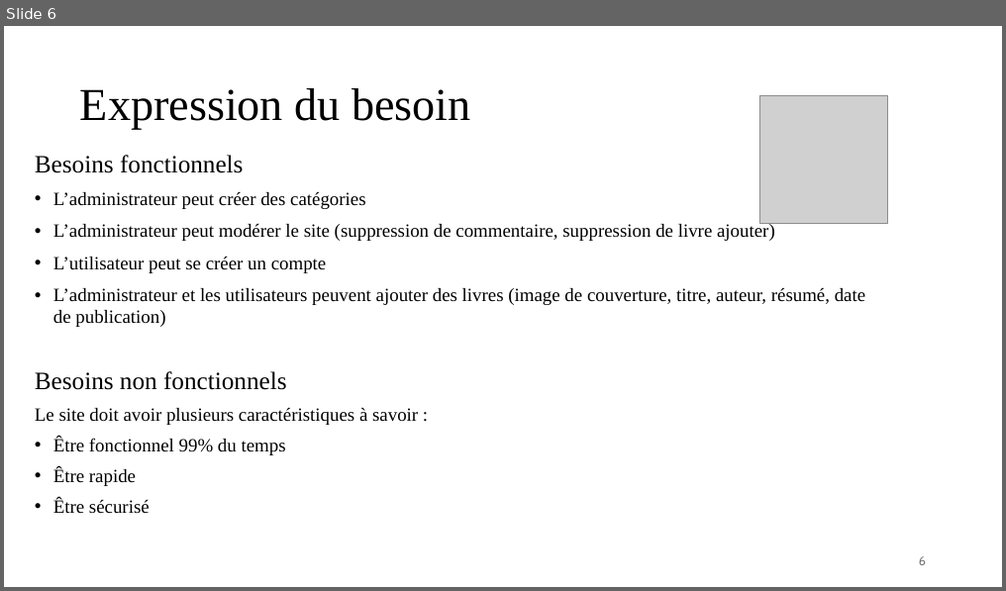
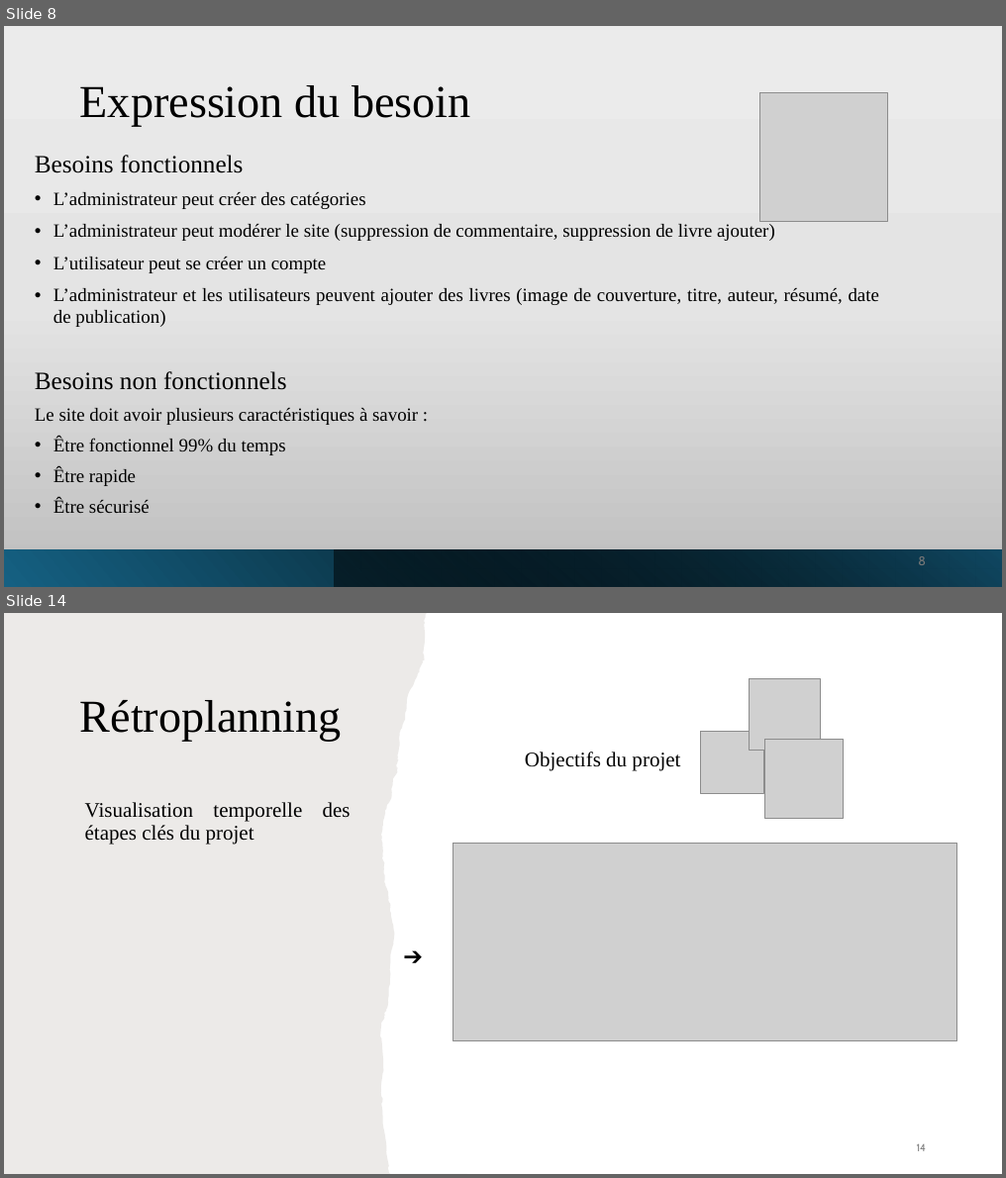
Before and after one commit to manelbenhamouda/projets-CDA, a slide deck: Diaporama_Haldan.pptx. Shown one above the other, each under a label of ours: slide 6 before the commit, slides 8 and 14 after it; the slides between them are not shown. The pictures are 1006x591 and 1006x1178 pixels, drawn with LibreOffice and Linux fonts; fonts in the diff are those of the drawing; grey boxes stand for pictures. Boxes give left, top, right and bottom in pixels: in the first picture for what was removed or moved away, otherwise in the second. Text is boxed around its words. In the diff, an @@ line names an element or a change of style, - is before the commit and + after.

```diff
--- a/Diaporama_Haldan.pptx
+++ b/Diaporama_Haldan.pptx
@@ slide 14 added at bbox=[4, 613, 1002, 1174], background #FFFFFF @@
@@ freeform shape added at bbox=[4, 613, 466, 1174], fill #82766A at 15% opacity @@
@@ title added at bbox=[80, 700, 342, 741], 44 pt, text #000000 @@
+Rétroplanning
@@ picture added at bbox=[749, 679, 821, 750] @@
@@ picture added at bbox=[701, 731, 764, 794] @@
@@ text added at bbox=[525, 752, 680, 770], 20 pt, text #000000 @@
+Objectifs du projet
@@ picture added at bbox=[764, 740, 844, 818] @@
@@ text added at bbox=[85, 802, 350, 845], 20 pt, text #000000 @@
+Visualisation temporelle des étapes clés du projet
@@ picture added at bbox=[453, 843, 957, 1041] @@
@@ text added at bbox=[396, 908, 458, 997], 20 pt, text #000000 @@
+➔
@@ page number added at bbox=[917, 1145, 927, 1152], 10 pt, text #808080 @@
+14
@@ what was slide 6 is now slide 8 @@
@@ slide 8 changed as well @@
@@ background #FFFFFF to gradient #ECECEC to #E5E5E5 to #BEBEBE @@
@@ text "Besoins fonctionnels" at bbox=[35, 155, 879, 327]: alignment left to justified @@
@@ text "Besoins non fonctionnels" at bbox=[35, 372, 418, 513]: alignment left to justified @@
@@ rectangle added at bbox=[4, 550, 1002, 587], fill gradient #156082 to #000000 @@
@@ rectangle added at bbox=[335, 550, 1002, 587], fill gradient #000000 to #104862 @@
@@ page number at bbox=[918, 557, 926, 566]: text changed @@
-6
+8
```
Also in this commit, not shown: 7 other slides changed, 12 other slides added.
